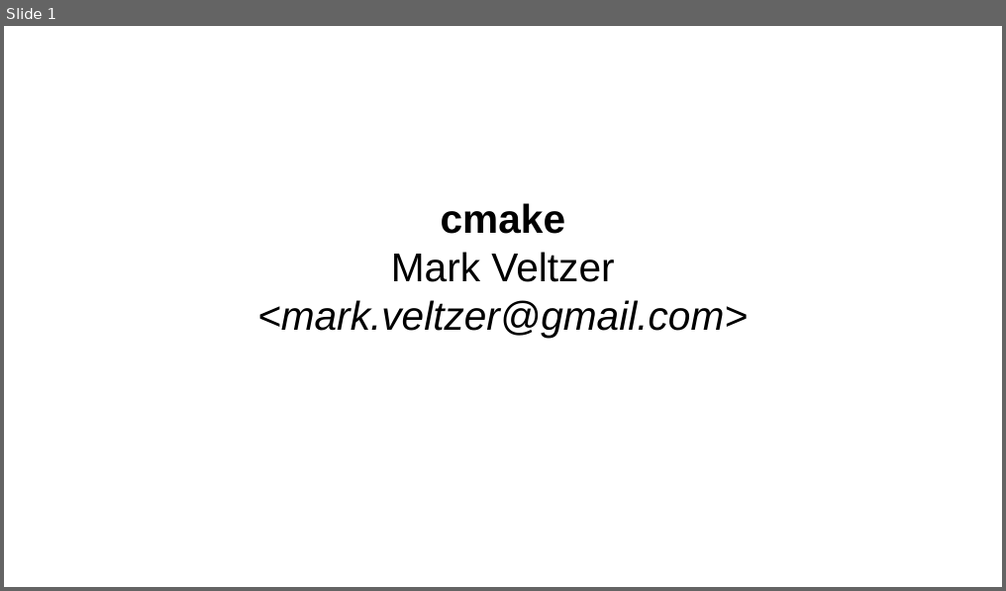
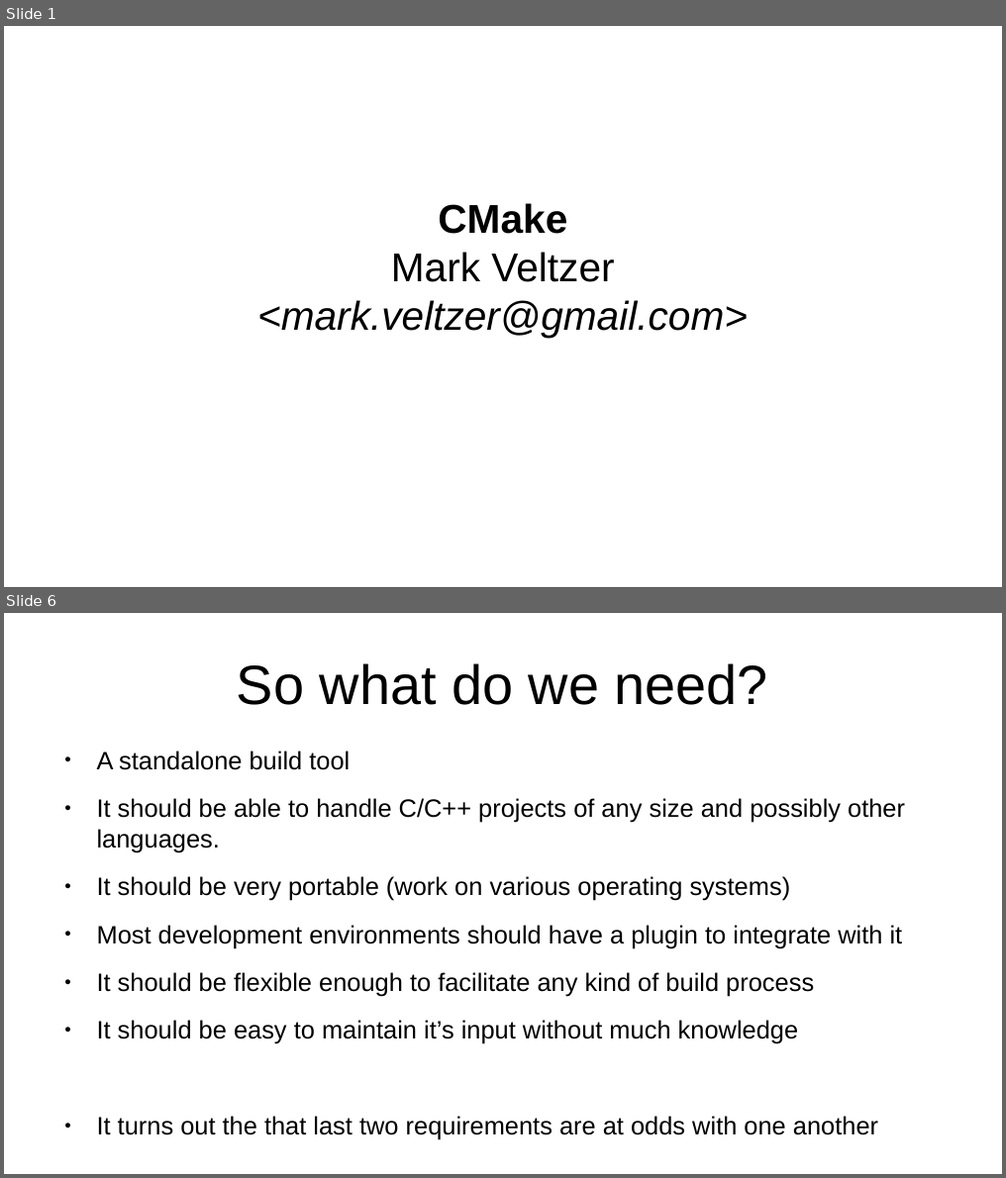
Before and after one commit to veltzer/teaching-slides, a slide deck: odp/cmake/cmake.odp. Shown one above the other, each under a label of ours: slide 1 before the commit, slides 1 and 6 after it; the slides between them are not shown. The pictures are 1006x591 and 1006x1178 pixels, drawn with LibreOffice and Linux fonts; fonts in the diff are those of the drawing. Boxes give left, top, right and bottom in pixels: in the first picture for what was removed or moved away, otherwise in the second. Text is boxed around its words. In the diff, an @@ line names an element or a change of style, - is before the commit and + after.

```diff
--- a/odp/cmake/cmake.odp
+++ b/odp/cmake/cmake.odp
@@ slide 6 added at (4,613,1002,1174), background #FFFFFF @@
@@ title added at (237,663,768,705), 44 pt, text #000000 @@
+So what do we need?
@@ text added at (97,751,905,1141), 20 pt, text #000000 @@
+● A standalone build tool
+● It should be able to handle C/C++ projects of any size and possibly other languages.
+● It should be very portable (work on various operating systems)
+● Most development environments should have a plugin to integrate with it
+● It should be flexible enough to facilitate any kind of build process
+● It should be easy to maintain it’s input without much knowledge
+● It turns out the that last two requirements are at odds with one another
@@ slide 1 changed as well @@
@@ text at (438,203,567,234): text changed @@
-cmake
+CMake
```
Also in this commit, not shown: 34 other slides added.
